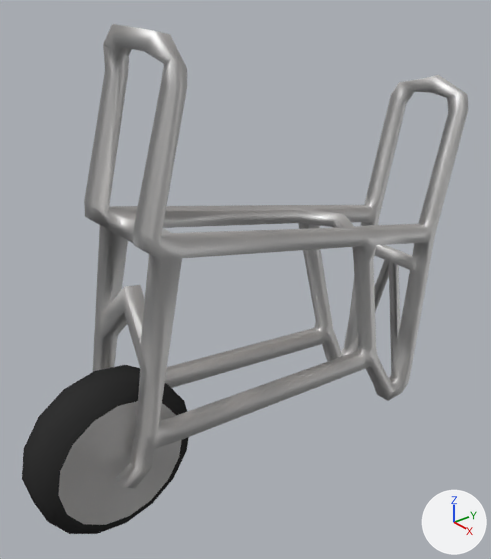
The Blender file Unity/Assets/Resources/CartV4.blend, before and after one commit.
Camera for both pictures: a 50 mm camera at (5.85, -5.39, 4.09) aimed at (-0.02, -0.59, 0.38). Every picture has the same lights, and +X, +Y and +Z are marked at lower right.

Before the edit, the objects in view are built like this:
```python
me_circle = bpy.data.meshes.new('Circle')
me_circle.from_pydata(...)  # 34 vertices, 16 faces; spans x -0.8..0.8, y -0.8..0.8, z -0.3..0.3
me_circle.polygons.foreach_set('use_smooth', [True] * 16)
me_circle.materials.append(mat_dirty_aluminum)
me_circle_001 = bpy.data.meshes.new('Circle.001')
me_circle_001.from_pydata(...)  # 80 vertices, 64 faces; spans x -1.0..1.0, y -1.0..1.0, z -0.3..0.3
me_circle_001.polygons.foreach_set('use_smooth', [True] * 64)
me_circle_001.materials.append(mat_rubber)  # black #333333
me_cube_001 = bpy.data.meshes.new('Cube.001')
me_cube_001.from_pydata(...)  # 314 vertices, 336 faces; spans x -0.62..0.62, y -2.58..2.49, z -2.69..2.15
me_cube_001.polygons.foreach_set('use_smooth', [True] * 336)
me_cube_001.materials.append(mat_dirty_aluminum)
ob_frame = bpy.data.objects.new('Frame', me_cube_001)
ob_frame.location = (0.0, 0.15, 0.85)
ob_frame.rotation_euler = (-0.175, 0.0, 0.0)  # degrees (-10, 0, 0)
ob_tire = bpy.data.objects.new('Tire', me_circle_001)
ob_tire.location = (0.0, -2.63, -1.2)
ob_tire.rotation_euler = (0.0, 1.571, 0.0)  # degrees (0, 90, 0)
ob_wheel = bpy.data.objects.new('Wheel', me_circle)
ob_wheel.location = (0.0, -2.63, -1.2)
ob_wheel.rotation_euler = (0.0, 1.571, 0.0)  # degrees (0, 90, 0)
```
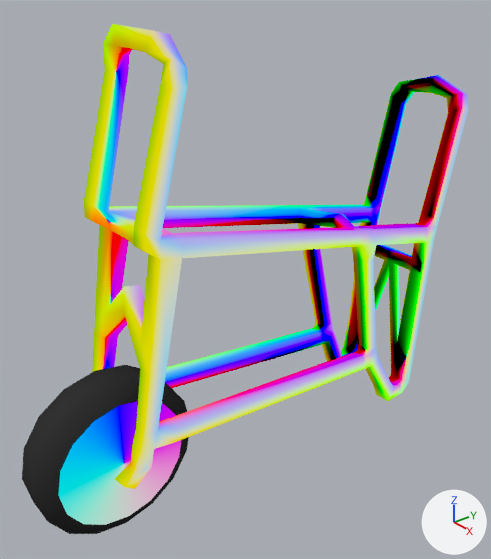
Where the change shows, as pixel boxes (x1, y1, x2, y2) in the pictures (491 x 559 px):
'Frame', recoloured: (84, 24, 468, 489) in both
'Wheel', recoloured: (58, 401, 181, 525) in both

What changed in the scene script:
```text
Add mat_dirty_aluminum_normals:
    mat_dirty_aluminum_normals = bpy.data.materials.new('Dirty Aluminum Normals')
    # nodes: CombineXYZ, Emission, LightPath, Math, NewGeometry, OutputMaterial, VectorMath
Change me_circle:
    where me_circle.from_pydata(...)  # 34 vertices, 16 faces; spans x -0.8..0.8, y -0.8..0.8, z -0.3..0.3
    remove me_circle.materials.append(mat_dirty_aluminum)
    add me_circle.materials.append(mat_dirty_aluminum_normals)
Change me_cube_001:
    where me_cube_001.from_pydata(...)  # 314 vertices, 336 faces; spans x -0.62..0.62, y -2.58..2.49, z -2.69..2.15
    remove me_cube_001.materials.append(mat_dirty_aluminum)
    add me_cube_001.materials.append(mat_dirty_aluminum_normals)
```
